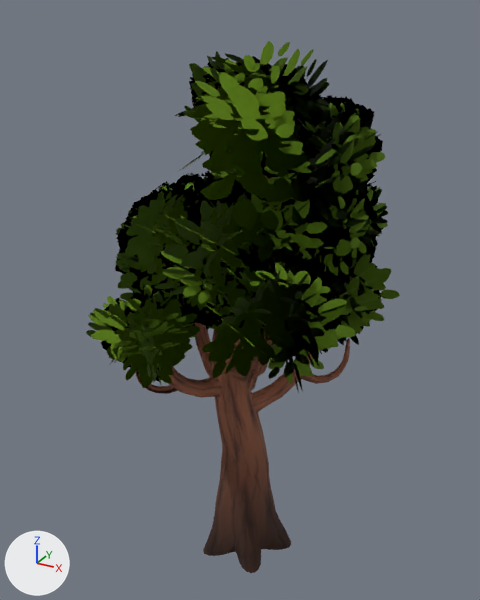
Renders of the glTF model assets/nature/CommonTree_2.gltf from each side of a commit.
The view is the same before and after, from a 50 mm lens placed at (3.93, -7.34, 7.6), pointed at (-0.05, -0.11, 3.99). Arrows for +X, +Y and +Z are at lower left; the lights stay in place. The older version comes first. Vertices at exactly the same position are counted once.

Objects in the first picture: 'CommonTree_2'.
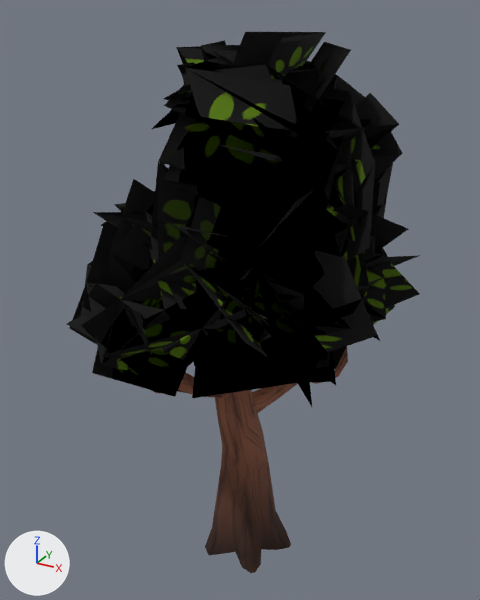
Location of each change, (x1, y1, x2, y2) in pixels of the pictures (480 x 600 px):
'CommonTree_2', recoloured, reshaped
    before: (86, 41, 400, 573)
    after: (67, 32, 421, 573)
part 1 of me_tree_024, deleted
    before: (89, 65, 388, 388)
part 2 of me_tree_024, deleted
    before: (86, 41, 400, 573)

Diff of the bpy script that builds the scene:
```diff
--- a/assets/nature/CommonTree_2.gltf.py
+++ b/assets/nature/CommonTree_2.gltf.py
@@ mat_leaves_normaltree @@
 mat_leaves_normaltree = bpy.data.materials.new('Leaves_NormalTree')
-# nodes: BsdfPrincipled, Math x3, Mix, OutputMaterial, TexImage, VertexColor
+# nodes: BsdfPrincipled, OutputMaterial, TexImage
 # uses the picture img_leaves_normaltree_c
@@ me_tree_024 @@
 # used by ob_commontree_2; location = (0.0, 0.0, 0.0)
-me_tree_024.from_pydata(...)  # 4950 vertices, 5648 faces; spans x -2.22..2.24, y -2.42..1.85, z -0.24..7.4
+me_tree_024.from_pydata(...)  # 876 vertices, 2066 faces; spans x -2.22..2.24, y -2.42..1.85, z -0.24..7.38
+# me_tree_024 part 1: 367 loose pieces with 1468 vertices, spanning x -2.18..1.96, y -2.25..1.77, z 3.13..7.08, are deleted
+# me_tree_024 part 2: 2606 vertices removed from x -1.96..2.02, y -2.35..1.82, z -0.24..7.4
 me_tree_024.materials.append(mat_bark_normaltree)
```
